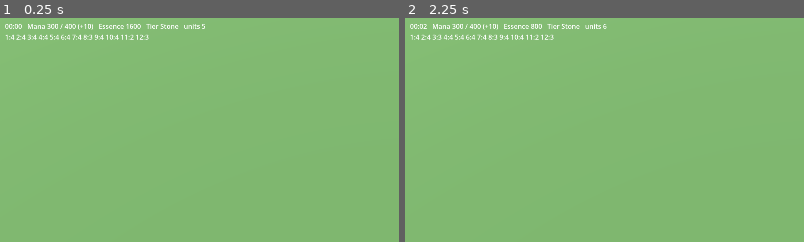
Above: before the commit, frames 1-2 (left to right).
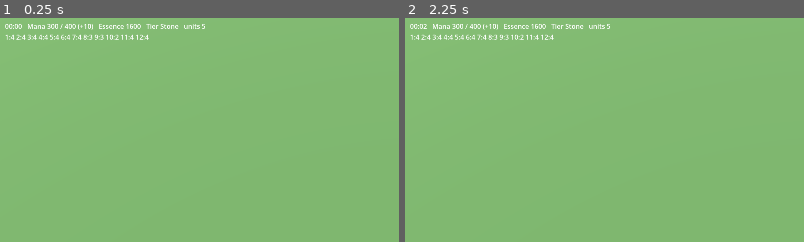
Above: after the commit, the same moments.

Repository: SapphireSignal/CrystalClashClaude
Game: Godot game, scene res://game/main.tscn
Two runs of this game, one before a commit and one after it. Both use one fixed random seed, a clock stepped at 60 frames per second and the inputs below.
Inputs (mouse positions are % of the whole screen's width and height, from its top left):
- Up to frame 1 (0.25 s): no input
- Up to frame 2 (2.25 s): tap Enter at 0.5, 2 s; move the mouse to (72, 45) at 0.52 s; hold Right 0.53-1.25 s; tap 1 at 0.6 s; click (72, 45) at 0.67 s; tap Space at 1.25 s; drag from (30, 55) to (45, 70) at 1.27 s; move the mouse to (60, 28) at 2.02 s; hold Right from 2.03 s (still down); tap 3 at 2.1 s
The pictures show only the part of the screen within x 0-50%, y 0-50%; the shares and areas given below are measured in that part.

The runs differ from the first frame. In frame 1, less than 0.1% of the frame differs, in the area x 25-38%, y 7-10%; in frame 2, 0.3%, in the area x 8-52%, y 2-10%.

Commit message:
Checkpoint 23: deck rules (deck.gd TDeck replica: 12 slots, 2 colors, 1 epic, league, slot sort), sandbox decks validated
Co-Authored-By: Claude Fable 5 <noreply@anthropic.com>
Claude-Session: https://claude.ai/code/session_01ELDzTEzorAdPVwy5ZKbvpP

Diff:
--- a/game/main.gd
+++ b/game/main.gd
@@ -37,8 +37,9 @@
 	sim.projectile_removed.connect(func(p, _hit): _on_died(p))
 	sim.team_lost.connect(func(t): print("team %d lost" % t))
 	sim.spawn_bases()
-	sim.commanders[Simulation.TEAM_BLUE].set_deck(BLUE_DECK)
-	sim.commanders[Simulation.TEAM_RED].set_deck(RED_DECK)   # red plays Black so both factions show in the sandbox
+	# Decks go through the Deck rules (validates them) and its slot sort, like the real card bar.
+	sim.commanders[Simulation.TEAM_BLUE].set_deck(Deck.from_scripts(BLUE_DECK).card_ids())
+	sim.commanders[Simulation.TEAM_RED].set_deck(Deck.from_scripts(RED_DECK).card_ids())   # red plays Black so both factions show
 	_label = $HUD/Label
 	_place_camera(Vector2(-40, -23))
 
--- /dev/null
+++ b/game/sim/deck.gd
@@ -0,0 +1,166 @@
+class_name Deck
+## Deckbuilding rules (BaseConflict.Api.Deckbuilding.pas TDeck). 12 slots; a card may appear once;
+## at most 2 colors counting all card colors except ecColorless (Crystal Legion fits any deck);
+## at most 1 epic card; deck league = max card league (1 if empty). Slot order is TCardInfo.Compare.
+
+const SLOT_COUNT := 12
+
+
+class DeckCard:
+	var card: Cards.CardDef
+	var league: int = 1        # TCardInstance.League: the card's own league 1..5
+	var level: int = 1         # card level 1..5 within the league
+
+	func _init(p_card: Cards.CardDef, p_league: int = 1, p_level: int = 1) -> void:
+		card = p_card
+		league = p_league
+		level = p_level
+
+
+var name: String = ""
+var icon: String = ""
+var slots: Array = []          # SLOT_COUNT entries, DeckCard or null
+
+
+func _init() -> void:
+	slots.resize(SLOT_COUNT)
+
+
+## TDeck.Colors minus ecColorless, as TDeck.ColorCount counts them.
+func colors() -> Array:
+	var result: Array = []
+	for dc in slots:
+		if dc != null:
+			for color in dc.card.colors:
+				if color != "ecColorless" and not result.has(color):
+					result.append(color)
+	return result
+
+
+func color_count() -> int:
+	return colors().size()
+
+
+## TDeck.League: max card league, 1 when empty.
+func league() -> int:
+	var result := 1
+	for dc in slots:
+		if dc != null:
+			result = maxi(result, dc.league)
+	return result
+
+
+func contains_card(card: Cards.CardDef) -> bool:
+	for dc in slots:
+		if dc != null and dc.card == card:
+			return true
+	return false
+
+
+## TDeck.ColorCheckCard: adding the card must keep the non-colorless color count <= 2.
+func color_check(card: Cards.CardDef) -> bool:
+	var new_colors := colors()
+	for color in card.colors:
+		if color != "ecColorless" and not new_colors.has(color):
+			new_colors.append(color)
+	return new_colors.size() <= 2
+
+
+## TDeck.EpicCheckCard: only one epic card per deck.
+func epic_check(card: Cards.CardDef) -> bool:
+	if not card.epic:
+		return true
+	for dc in slots:
+		if dc != null and dc.card.epic:
+			return false
+	return true
+
+
+func can_add_card(card: Cards.CardDef) -> bool:
+	return not contains_card(card) and color_check(card) and epic_check(card)
+
+
+func is_full() -> bool:
+	for dc in slots:
+		if dc == null:
+			return false
+	return true
+
+
+func is_empty() -> bool:
+	for dc in slots:
+		if dc != null:
+			return false
+	return true
+
+
+func is_slot_free(index: int) -> bool:
+	return index >= 0 and index < SLOT_COUNT and slots[index] == null
+
+
+## TDeck.AddCard: first free slot, then resort. No-op when full, duplicate, or rule-breaking.
+func add_card(card: Cards.CardDef, card_league: int = 1, card_level: int = 1) -> bool:
+	if card == null or is_full() or not can_add_card(card):
+		return false
+	for i in SLOT_COUNT:
+		if slots[i] == null:
+			slots[i] = DeckCard.new(card, card_league, card_level)
+			break
+	sort()
+	return true
+
+
+func remove_card(card: Cards.CardDef) -> void:
+	for i in SLOT_COUNT:
+		if slots[i] != null and slots[i].card == card:
+			slots[i] = null
+			sort()
+			return
+
+
+## TCardInfo.Compare: nils last, spawners after non-spawners, then techlevel, spells after units,
+## buildings after non-buildings, then filename, league, level.
+static func compare(a: DeckCard, b: DeckCard) -> int:
+	if a == null and b == null:
+		return 0
+	if a == null:
+		return -(compare(b, a))
+	if b == null:
+		return 1 if a.card.is_spawner() else -1
+	var l := a.card
+	var r := b.card
+	if l.is_spawner() != r.is_spawner():
+		return 1 if l.is_spawner() else -1
+	if l.tier != r.tier:
+		return l.tier - r.tier
+	if l.is_spell() != r.is_spell():
+		return 1 if l.is_spell() else -1
+	if l.is_building() != r.is_building():
+		return 1 if l.is_building() else -1
+	if l.unit_id != r.unit_id:
+		return 1 if l.unit_id.nocasecmp_to(r.unit_id) > 0 else -1
+	if a.league != b.league:
+		return a.league - b.league
+	return a.level - b.level
+
+
+func sort() -> void:
+	slots.sort_custom(func(a, b): return compare(a, b) < 0)
+
+
+## Deck cards in slot order as unit_id strings for Commander.set_deck.
+func card_ids() -> Array:
+	var result: Array = []
+	for dc in slots:
+		if dc != null:
+			result.append(dc.card.unit_id)
+	return result
+
+
+## Build a deck from unit_id strings (sandbox/tests). Asserts every card obeys the rules.
+static func from_scripts(unit_ids: Array, card_league: int = 1, card_level: int = 1) -> Deck:
+	var deck := Deck.new()
+	for unit_id in unit_ids:
+		var added := deck.add_card(Cards.by_script(unit_id), card_league, card_level)
+		assert(added, "card %s does not fit the deck" % unit_id)
+	return deck
--- a/tests/test_sim.gd
+++ b/tests/test_sim.gd
@@ -2666,3 +2666,52 @@
 	next_tick.call()
 	runner.check_near(c.gold, c.income(), "normal income after 60 s")
 	runner.check_eq(sim.play_card(Simulation.TEAM_BLUE, 1, Vector2(0, -23)), Simulation.PlayResult.OK, "castable again")
+
+
+func test_deck_rules() -> void:
+	var deck := Deck.new()
+	runner.check(deck.is_empty() and not deck.is_full(), "new deck: 12 empty slots")
+	runner.check_eq(deck.slots.size(), 12, "DECKSLOT_COUNT = 12")
+	runner.check_eq(deck.league(), 1, "empty deck is league 1")
+	var footman := Cards.by_script("Units/White/FootmanDrop")
+	runner.check(deck.add_card(footman, 3), "add a white card")
+	runner.check(not deck.add_card(footman, 3), "a card fits only once")
+	runner.check_eq(deck.color_count(), 1, "one color")
+	runner.check_eq(deck.league(), 3, "deck league = max card league")
+	runner.check(deck.add_card(Cards.by_script("Units/Black/VoidSkeletonDrop"), 5), "a second color fits")
+	runner.check_eq(deck.league(), 5, "league follows the strongest card")
+	runner.check(not deck.can_add_card(Cards.by_script("Units/Green/WispSpawner")), "a third color does not")
+	runner.check(deck.can_add_card(Cards.by_script("Units/Golems/GolemsSmallMeleeGolemSpawner")), "colorless (Crystal Legion) always fits")
+	runner.check(deck.add_card(Cards.by_script("Spells/Golems/Cataclysm.sps")), "one epic is allowed")
+	runner.check_eq(deck.color_count(), 2, "colorless does not count as a color")
+	var deck2 := Deck.new()
+	deck2.add_card(Cards.by_script("Spells/Golems/Cataclysm.sps"))
+	runner.check(not deck2.can_add_card(Cards.by_script("Spells/Golems/Cataclysm.sps")), "no second epic")
+	deck.remove_card(footman)
+	runner.check(not deck.contains_card(footman), "remove card")
+	for unit_id in ["Units/White/ArcherDrop", "Units/White/FootmanSpawner", "Units/White/ArcherSpawner",
+			"Units/White/BallistaDrop", "Units/White/PriestDrop", "Units/White/MonkDrop",
+			"Units/White/SuntowerBuilding", "Spells/White/LightPulse.sps", "Spells/White/ShieldsUp.sps"]:
+		runner.check(deck.add_card(Cards.by_script(unit_id)), "fill up with %s" % unit_id)
+	runner.check(deck.add_card(footman), "12th card")
+	runner.check(deck.is_full(), "deck is full")
+	runner.check(not deck.add_card(Cards.by_script("Spells/White/SolarFlare.sps")), "no 13th card")
+
+
+func test_deck_sort_order() -> void:
+	var deck := Deck.from_scripts(["Units/White/FootmanSpawner", "Spells/White/LightPulse.sps",
+		"Units/White/SuntowerBuilding", "Units/White/BallistaDrop", "Units/White/FootmanDrop"])
+	var ids := deck.card_ids()
+	runner.check_eq(ids[ids.size() - 1], "Units/White/FootmanSpawner", "spawners sort last")
+	runner.check_eq(ids[0], "Units/White/BallistaDrop", "tier 1 units first, ties by filename (B < F)")
+	var ballista := ids.find("Units/White/BallistaDrop")
+	var pulse := ids.find("Spells/White/LightPulse.sps")
+	var tower := ids.find("Units/White/SuntowerBuilding")
+	runner.check(ballista >= 0 and pulse >= 0 and tower >= 0, "all cards kept")
+	for i in ids.size() - 2:   # non-spawner block is sorted by tier
+		runner.check(Cards.by_script(ids[i]).tier <= Cards.by_script(ids[i + 1]).tier, "tier order at %d" % i)
+	var gap := Deck.new()
+	gap.add_card(Cards.by_script("Units/White/FootmanDrop"))
+	gap.add_card(Cards.by_script("Units/White/FootmanSpawner"))
+	runner.check(gap.slots[0] != null and gap.slots[11] != null and gap.slots[5] == null,
+		"empty slots sit between units and spawners (TCardInfo.Compare nil rule)")
Not shown, added: game/sim/deck.gd.uid
Not shown, changed: CLAUDE.md
Not shown, changed: CONTINUE.md
